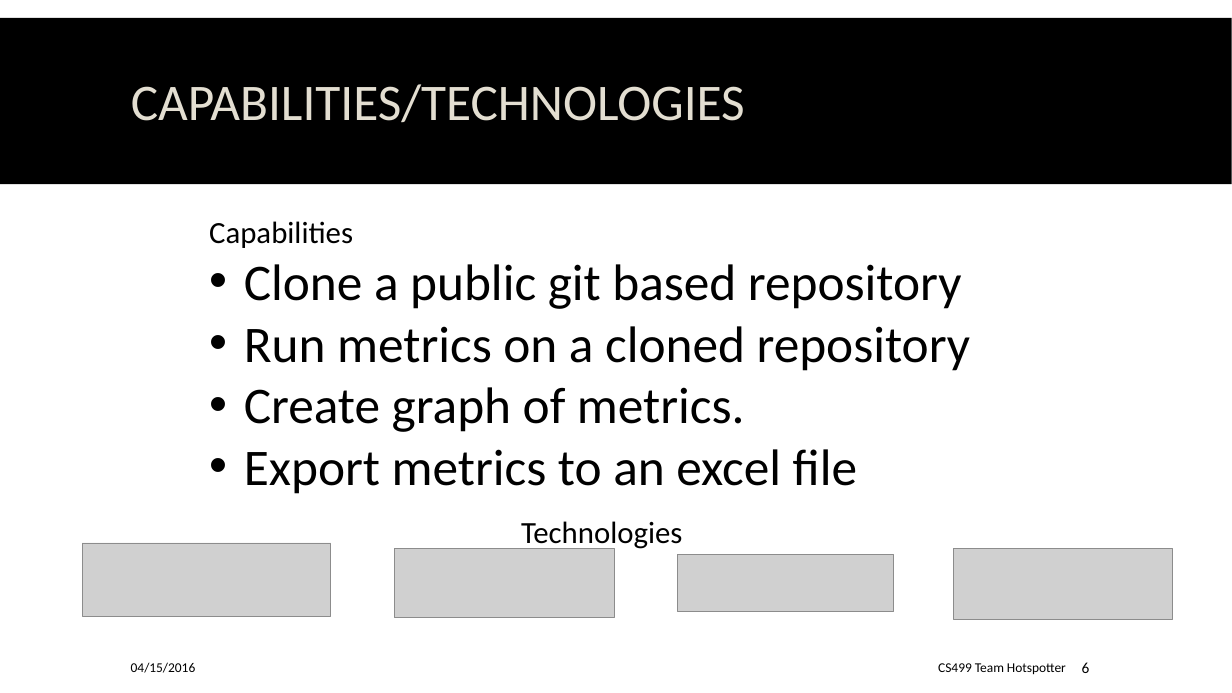
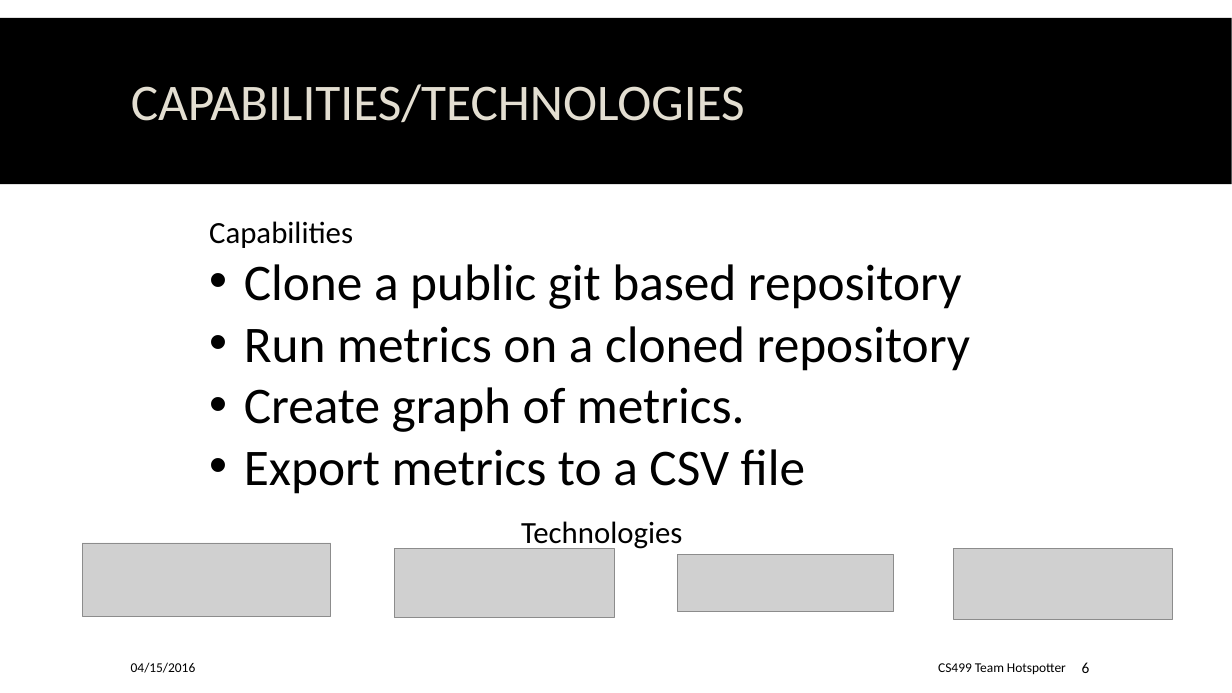
Before and after one commit to spesmit/hotspotter, a slide deck: slide 6 of Documentation/Presentations/CS499 Final Presentation.pptx. Drawn at 1232x693 pixels with LibreOffice and Linux fonts; fonts in the diff are those of the drawing; grey boxes stand for pictures; background and template pictures are left out. Boxes give left, top, right and bottom in pixels: in the first picture for what was removed or moved away, otherwise in the second. Text is boxed around its words. In the diff, an @@ line names an element or a change of style, - is before the commit and + after.

Commit message:
Rephrased overview and post-mortem bullets, fixed typos, changed layout on post-mortem to side-by-side

```diff
--- a/Documentation/Presentations/CS499 Final Presentation.pptx
+++ b/Documentation/Presentations/CS499 Final Presentation.pptx
@@ text at <box>244,449,805,494</box>: text changed @@
-• Export metrics to an excel file
+• Export metrics to a CSV file
```
Also in this commit, not shown: 4 other slides changed.
